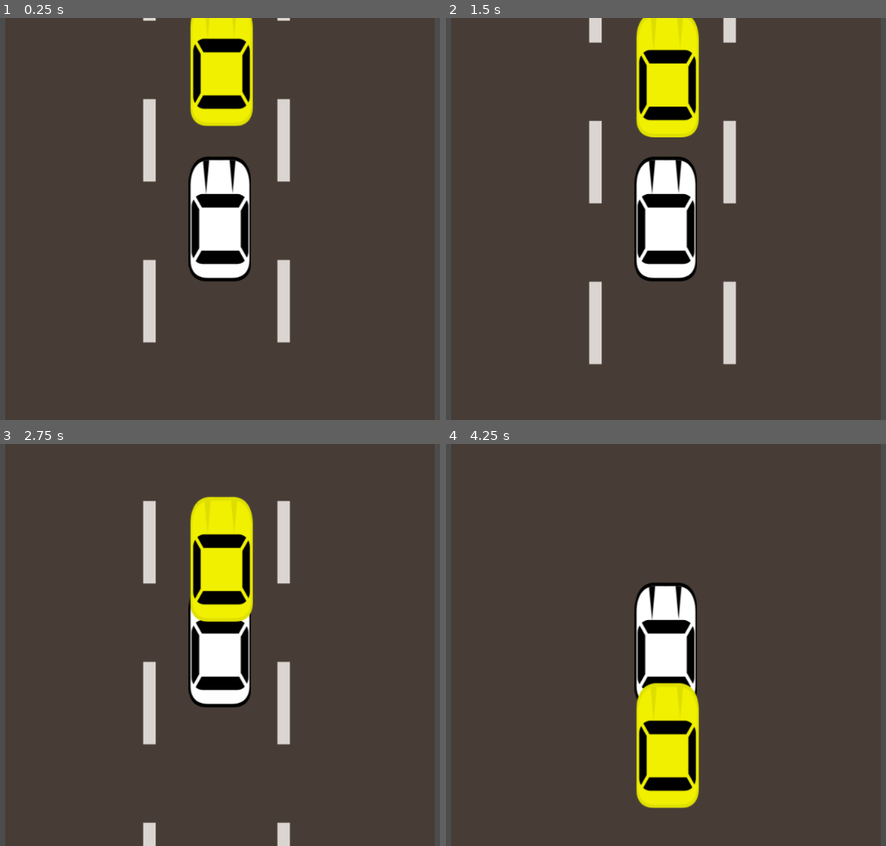
Above: before the commit, frames 1-4 (two rows, left to right).
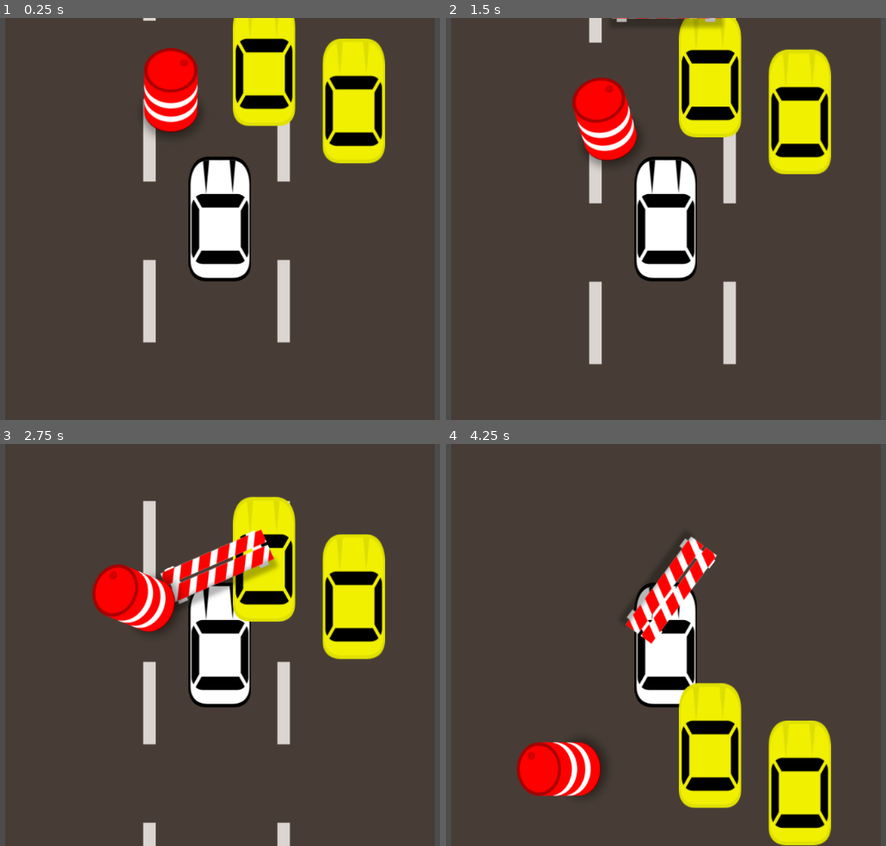
Above: after the commit, the same moments.

Repository: mamenjivar/CS-4700
Game: Godot game, scene res://scenes/game.tscn
The game is run twice, just before and just after one commit, with the same random seed, the same clock (stepped at 60 frames per second) and the same inputs.
Inputs:
- Up to frame 1 (0.25 s): no input
- Up to frame 2 (1.5 s): no input
- Up to frame 3 (2.75 s): no input
- Up to frame 4 (4.25 s): no input

The runs differ from the first frame. In frame 1, 12% of the frame differs, in the area x 32-88%, y 0-37%; in frame 2, 13%; in frame 3, 14%; in frame 4, 15%, in the area x 16-88%, y 23-100%.

Commit message:
Tested and implemented object collision with barrels and roadblocks. However, collision with other cars is still not working.

Diff:
--- a/game04/packed/barrel/Barrel.gd
+++ b/game04/packed/barrel/Barrel.gd
@@ -1,15 +1,11 @@
 extends RigidBody2D
-
 var _player = null
 var _speed_factor = 1
-
 func _ready():
-	_player = get_node("../Player")
-	add_to_group("block")
-	set_process(true)
-
+    _player = get_node("../Player")
+    add_to_group("block")
+    set_process(true)
 func _process(delta):
-	set_pos(get_pos() + Vector2(0, _player.speed * _speed_factor * delta))
-
+    set_position(get_position() + Vector2(0, _player.speed * _speed_factor * delta))
 func hit_by_player():
-	set_process(false)
+    set_process(false)
--- a/game04/packed/enemy/Enemy.gd
+++ b/game04/packed/enemy/Enemy.gd
@@ -1,11 +1,13 @@
 extends RigidBody2D
-
-var player = null
-var speed_factor = 0.5
-
+var _player = null
+var _speed_factor = 0.5
 func _ready():
-	player = get_node("../Player")
-	set_process(true)
-
+    _player = get_node("../Player")
+    add_to_group("enemy")
+    set_process(true)
 func _process(delta):
-	set_position(get_position() + Vector2(0, player.speed * speed_factor * delta))
+    set_position(get_position() + Vector2(0, _player.speed * _speed_factor * delta))
+func hit_by_player():
+    set_process(false)
+    set_mode(MODE_RIGID)
+    set_linear_velocity(Vector2(0,-_player.speed * _speed_factor))
--- a/game04/packed/enemy/Enemy.tscn
+++ b/game04/packed/enemy/Enemy.tscn
@@ -17,7 +17,7 @@
 mass = 1.0
 friction = 1.0
 bounce = 0.0
-gravity_scale = 1.0
+gravity_scale = 0.0
 custom_integrator = false
 continuous_cd = 0
 contacts_reported = 0
--- a/game04/packed/player/Player.gd
+++ b/game04/packed/player/Player.gd
@@ -1,19 +1,17 @@
 extends RigidBody2D
-
 var speed = 0
 var _max_speed = 500
 var _acceleration = 0
-
 func _ready():
     connect("body_enter",self,"_on_body_enter")
     set_process(true)
-
 func _process(delta):
     speed += _acceleration
     speed = min(speed,_max_speed)
-
     if(speed < _max_speed):
         _acceleration += delta
-
 func _on_body_enter(other):
-    print(other.get_name())
+    if(other.is_in_group("enemy")):
+        other.hit_by_player()
+    speed = 0
+    set_process(false)
--- a/game04/packed/roadblock/RoadBlock.gd
+++ b/game04/packed/roadblock/RoadBlock.gd
@@ -1,15 +1,11 @@
 extends RigidBody2D
-
 var _player = null
 var _speed_factor = 1
-
 func _ready():
-	_player = get_node("../Player")
-	add_to_group("block")
-	set_process(true)
-
+    _player = get_node("../Player")
+    add_to_group("block")
+    set_process(true)
 func _process(delta):
-	set_pos(get_pos() + Vector2(0, _player.speed * _speed_factor * delta))
-
+    set_position(get_position() + Vector2(0, _player.speed * _speed_factor * delta))
 func hit_by_player():
-	set_process(false)
+    set_process(false)
--- a/game04/packed/roadblock/Roadblock.tscn
+++ b/game04/packed/roadblock/Roadblock.tscn
@@ -8,7 +8,7 @@
 a = Vector2( 0.0150757, 5.02443 )
 b = Vector2( 0, 10 )
 
-[node name="RigidBody2D" type="RigidBody2D"]
+[node name="Roadblock" type="RigidBody2D"]
 
 input_pickable = false
 collision_layer = 1
@@ -29,6 +29,9 @@
 angular_velocity = 0.0
 angular_damp = -1.0
 _sections_unfolded = [ "Collision", "Pickable" ]
+__meta__ = {
+"_edit_group_": true
+}
 
 [node name="Sprite" type="Sprite" parent="." index="0"]
 
--- a/game04/scenes/game.tscn
+++ b/game04/scenes/game.tscn
@@ -1,9 +1,11 @@
-[gd_scene load_steps=5 format=2]
+[gd_scene load_steps=7 format=2]
 
 [ext_resource path="res://assets/images/road.png" type="Texture" id=1]
 [ext_resource path="res://scripts/bg.gd" type="Script" id=2]
 [ext_resource path="res://packed/player/Player.tscn" type="PackedScene" id=3]
 [ext_resource path="res://packed/enemy/Enemy.tscn" type="PackedScene" id=4]
+[ext_resource path="res://packed/roadblock/Roadblock.tscn" type="PackedScene" id=5]
+[ext_resource path="res://packed/barrel/Barrel.tscn" type="PackedScene" id=6]
 
 [node name="Root" type="Node2D" index="0"]
 
@@ -16,6 +18,9 @@
 _sections_unfolded = [ "Region", "Transform", "Z Index" ]
 
 [node name="Player" parent="." index="1" instance=ExtResource( 3 )]
+
+contacts_reported = 1
+contact_monitor = true
 
 [node name="Camera" type="Camera2D" parent="." index="2"]
 
@@ -44,4 +49,16 @@
 
 [node name="Enemy" parent="." index="3" instance=ExtResource( 4 )]
 
-position = Vector2( 2.27216, -231.751 )
+position = Vector2( 199.124, -176.386 )
+
+[node name="Enemy2" parent="." index="4" instance=ExtResource( 4 )]
+
+position = Vector2( 65.6174, -231.711 )
+
+[node name="Roadblock" parent="." index="5" instance=ExtResource( 5 )]
+
+position = Vector2( 0, -418.311 )
+
+[node name="Barrel" parent="." index="6" instance=ExtResource( 6 )]
+
+position = Vector2( -71.769, -182.498 )
